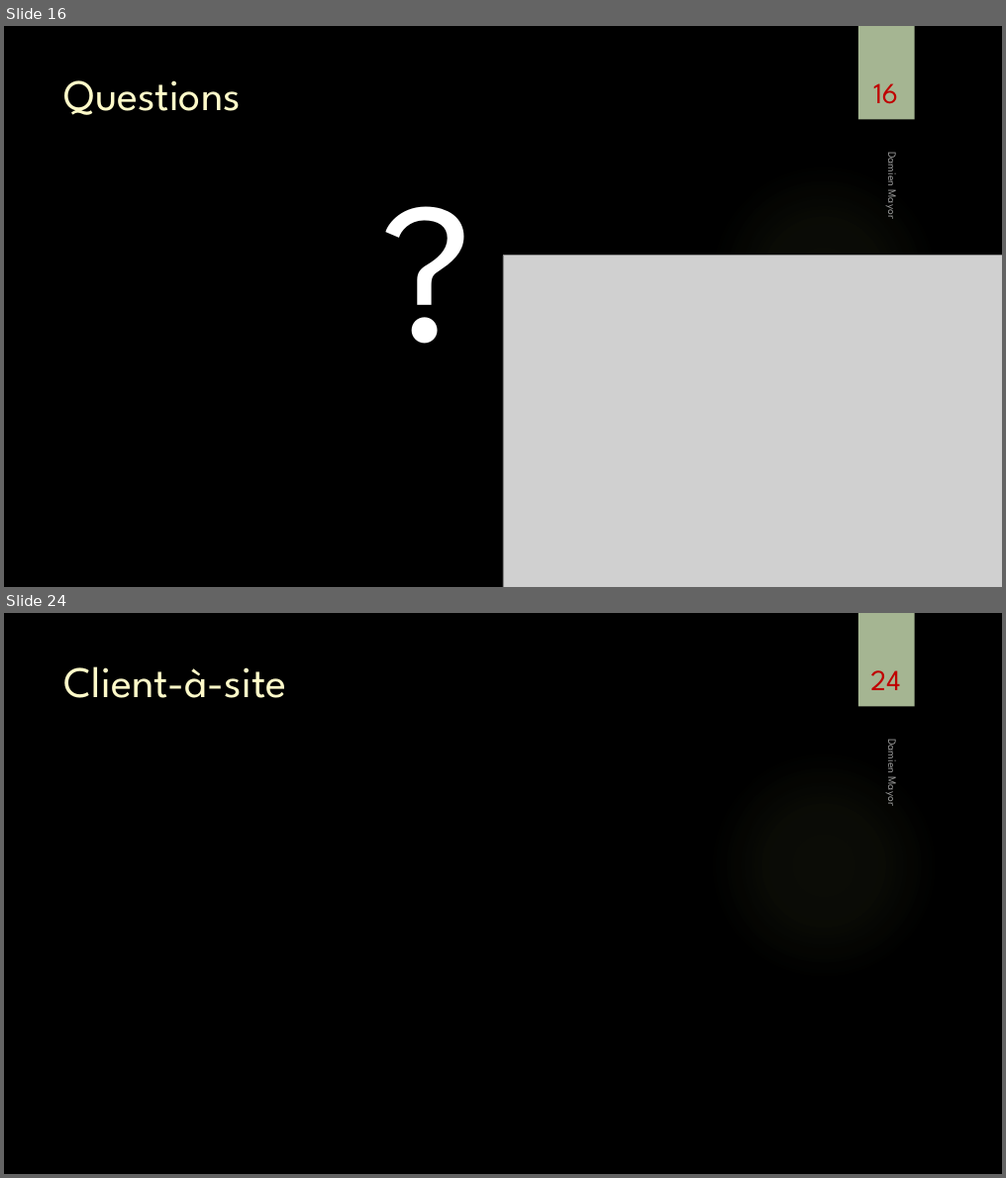
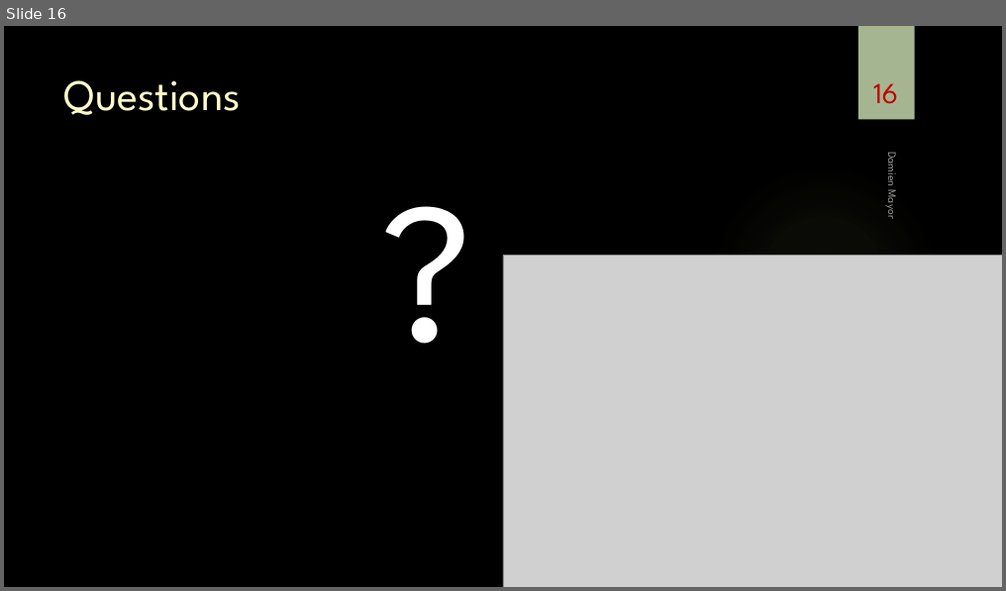
Before and after one commit to damienmayor/TPI, a slide deck: Présentation/Présentation TPI DMA.pptx. Shown one above the other, each under a label of ours: slides 16 and 24 before the commit, slide 16 after it; the slides between them are not shown. The pictures are 1006x1178 and 1006x591 pixels, drawn with LibreOffice and Linux fonts; fonts in the diff are those of the drawing; grey boxes stand for pictures; background and template pictures are left out. Boxes give left, top, right and bottom in pixels: in the first picture for what was removed or moved away, otherwise in the second. Text is boxed around its words. In the diff, an @@ line names an element or a change of style, - is before the commit and + after.

```diff
--- a/Présentation/Présentation TPI DMA.pptx
+++ b/Présentation/Présentation TPI DMA.pptx
@@ slide 24 removed at (4, 613, 1002, 1174), background picture (left out); not listed: 2 template elements that a slide beside it also shows @@
@@ title removed at (64, 666, 287, 698) @@
-Client-à-site
@@ page number removed at (870, 670, 900, 690) @@
-24
@@ text removed at (884, 742, 901, 805) @@
-Damien Mayor
```
Also in this commit, not shown: 11 slides changed, 10 other slides removed.
